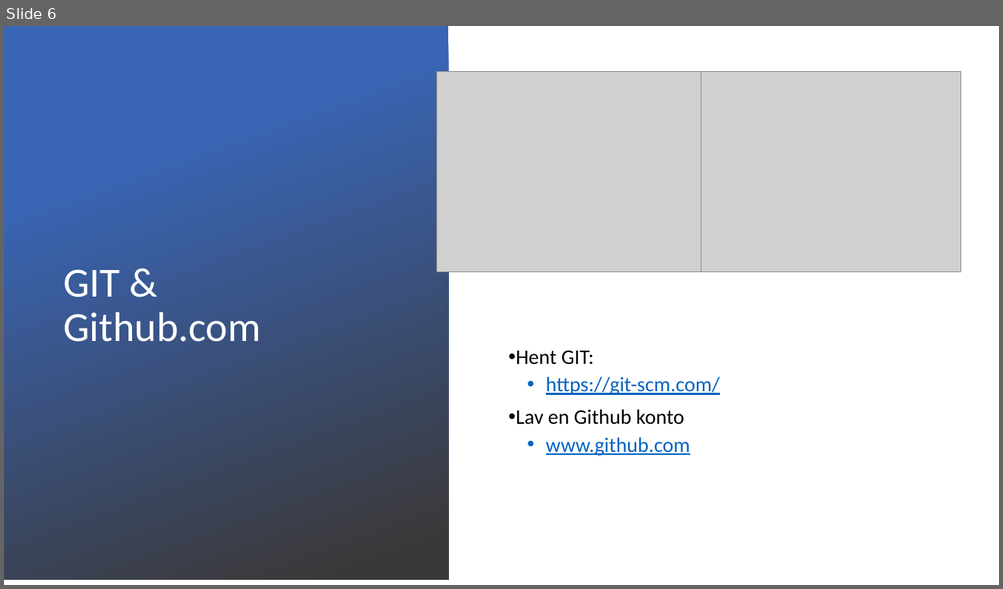
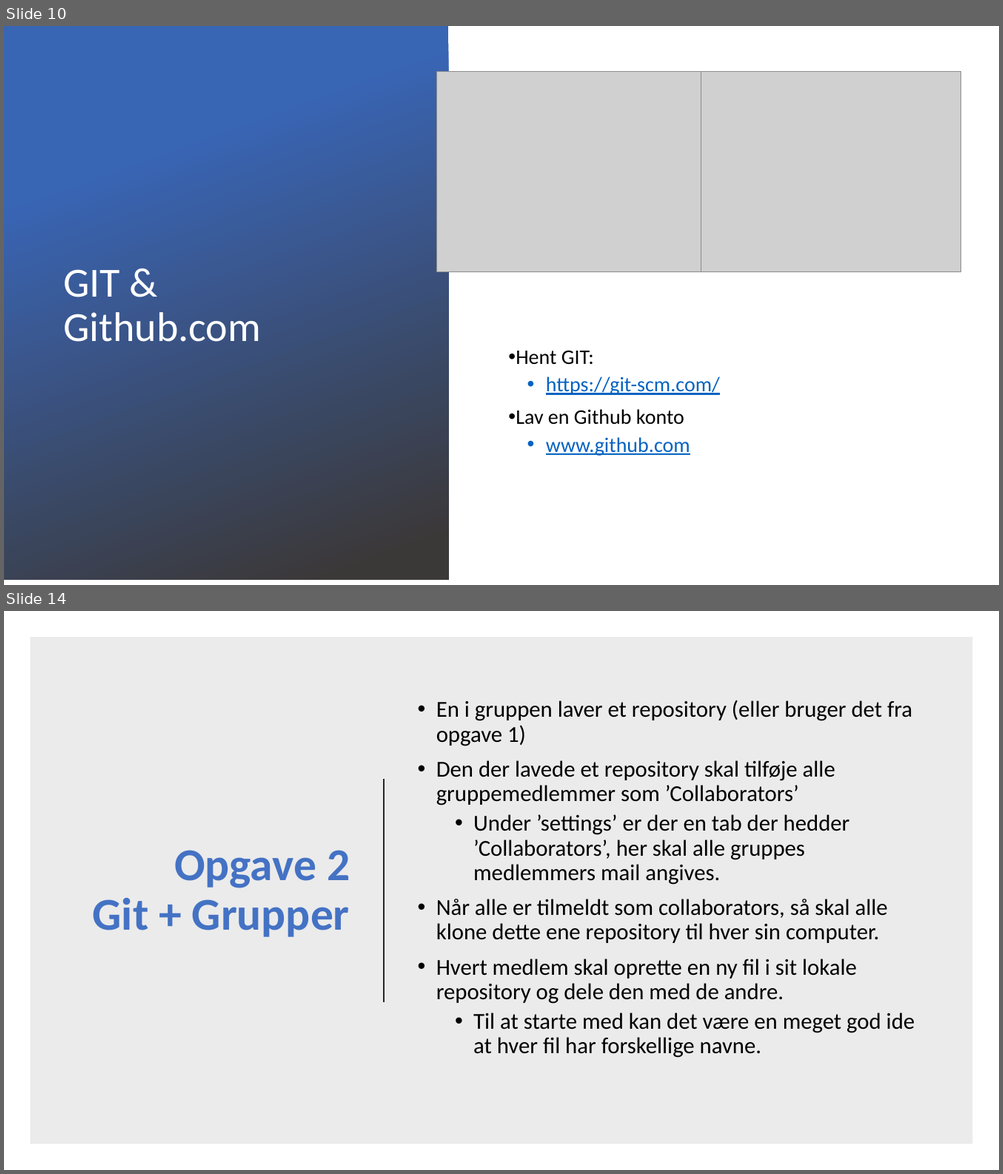
Before and after one commit to Paepke-cph/Git-Workshop, a slide deck: Docs/Versionsstyring.pptx. Shown one above the other, each under a label of ours: slide 6 before the commit, slides 10 and 14 after it; the slides between them are not shown. The pictures are 1003x589 and 1003x1174 pixels, drawn with LibreOffice and Linux fonts; fonts in the diff are those of the drawing; grey boxes stand for pictures; background and template pictures are left out. Boxes give left, top, right and bottom in pixels: in the first picture for what was removed or moved away, otherwise in the second. Text is boxed around its words. In the diff, an @@ line names an element or a change of style, - is before the commit and + after.

```diff
--- a/Docs/Versionsstyring.pptx
+++ b/Docs/Versionsstyring.pptx
@@ slide 14 added at <box>4,611,999,1170</box>, background #FFFFFF @@
@@ rectangle added at <box>30,637,973,1145</box>, fill #000000 at 8% opacity @@
@@ text added at <box>436,700,914,1058</box>, 22 pt, text #000000 @@
+• En i gruppen laver et repository (eller bruger det fra opgave 1)
+• Den der lavede et repository skal tilføje alle gruppemedlemmer som ’Collaborators’
+  • Under ’settings’ er der en tab der hedder ’Collaborators’, her skal alle gruppes medlemmers mail angives.
+• Når alle er tilmeldt som collaborators, så skal alle klone dette ene repository til hver sin computer.
+• Hvert medlem skal oprette en ny fil i sit lokale repository og dele den med de andre.
+  • Til at starte med kan det være en meget god ide at hver fil har forskellige navne.
@@ line added from (384, 779) to (384, 1002), #262626 1.5 pt @@
@@ title added at <box>93,850,350,937</box>, 44 pt, text #4472C4, bold @@
+Opgave 2
+Git + Grupper
@@ what was slide 6 is now slide 10 @@
```
Also in this commit, not shown: 2 slides changed, 9 other slides added, 4 other files.
